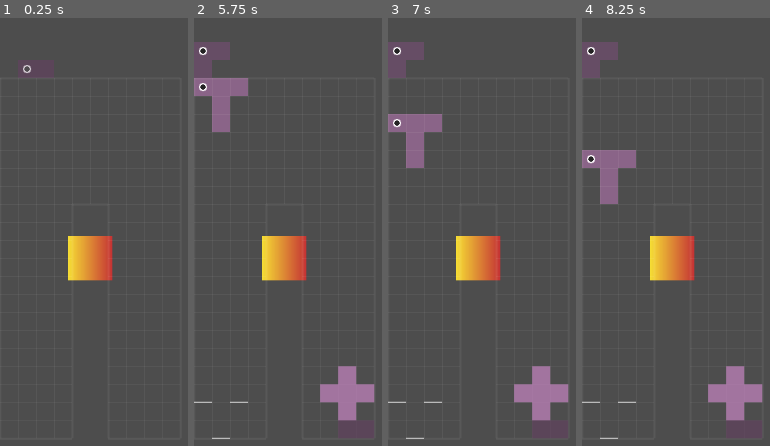
Above: before the commit, frames 1-4 (left to right).
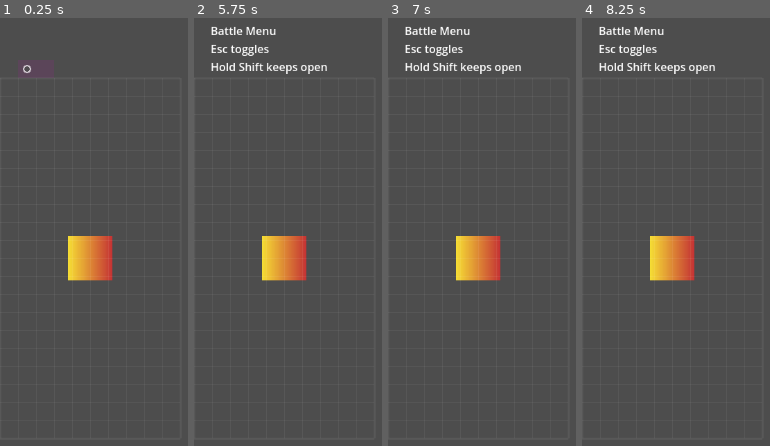
Above: after the commit, the same moments.

Repository: michaellawson96/Polyomino
Game: Godot game, scene res://scenes/Main.tscn
Two runs of this game, one before a commit and one after it. Both use one fixed random seed, a clock stepped at 60 frames per second and the inputs below.
Inputs (mouse positions are in pixels of both pictures, inside the frame that each line leads up to):
- Up to frame 1 (0.25 s): no input
- Up to frame 2 (5.75 s): tap Enter at 0.5, 2, 4.25 s; move the mouse to (outside the picture) at 0.52 s; hold Right (ui_right) 0.53-1.25 s; hold C (flip_h) 0.53-1.25 s; click (outside the picture) at 0.67 s; tap Space (hard_drop) at 1.25, 2.75, 5 s; drag from (outside the picture) to (outside the picture) at 1.27 s; move the mouse to (outside the picture) at 2.02 s; hold Right (ui_right) 2.03-2.75 s; hold V (origin_next) 2.03-2.75 s; drag from (outside the picture) to (353, 163) at 2.77 s; move the mouse to (outside the picture) at 3.52 s; hold Left (ui_left) 3.53-4.25 s; hold X (rotate_cw) 3.53-4.25 s; tap Shift (battle_menu_hold, bound only after the commit) at 4.15 s; drag from (353, 163) to (outside the picture) at 4.27 s; move the mouse to (outside the picture) at 5.02 s; hold Down (ui_down) from 5.03 s (still down); hold Space (hard_drop) from 5.03 s (still down); click (outside the picture) at 5.17 s; tap Escape (battle_menu_toggle, bound only after the commit) at 5.65 s
- Up to frame 3 (7 s): release Down (ui_down) at 5.75 s; release Space (hard_drop) at 5.75 s; drag from (outside the picture) to (outside the picture) at 5.77 s; move the mouse to (outside the picture) at 6.52 s; hold Up from 6.53 s (still down); hold Z (rotate_ccw) from 6.53 s (still down)
- Up to frame 4 (8.25 s): release Up at 7.25 s; release Z (rotate_ccw) at 7.25 s; drag from (outside the picture) to (outside the picture) at 7.27 s; move the mouse to (outside the picture) at 8.02 s; hold Down (ui_down) from 8.03 s (still down); hold C (flip_h) from 8.03 s (still down)

The runs differ from the first frame. In frame 2, 6.5% of the frame differs, in the area x 0-96%, y 2-99%; in frame 3, 6.5%; in frame 4, 6.5%.

Commit message:
PTP7 Step 4 – Hide FBS While In Menu

Diff:
--- a/scenes/BattleScene.tscn
+++ b/scenes/BattleScene.tscn
@@ -33,6 +33,31 @@
 layout_mode = 3
 anchors_preset = 0
 
+[node name="MenuRoot" type="Control" parent="UIRoot/HUDRoot"]
+visible = false
+layout_mode = 1
+anchors_preset = 15
+anchor_right = 1.0
+anchor_bottom = 1.0
+grow_horizontal = 2
+grow_vertical = 2
+
+[node name="MenuBackdrop" type="Panel" parent="UIRoot/HUDRoot/MenuRoot"]
+layout_mode = 1
+anchors_preset = 15
+anchor_right = 1.0
+anchor_bottom = 1.0
+grow_horizontal = 2
+grow_vertical = 2
+
+[node name="MenuLabel" type="Label" parent="UIRoot/HUDRoot/MenuRoot"]
+layout_mode = 0
+offset_left = 24.0
+offset_top = 24.0
+text = "Battle Menu
+Esc toggles
+Hold Shift keeps open"
+
 [node name="Managers" type="Node" parent="."]
 
 [node name="EffectsManager" type="Node" parent="Managers"]
--- a/scripts/Board.gd
+++ b/scripts/Board.gd
@@ -87,6 +87,8 @@
 var rubble_opacity: float = 0.75
 var _hard_drop_allowed: bool = true
 var _queue_node: Node = null
+var _visuals_hidden: bool = false
+
 
 
 func _ready():
@@ -134,6 +136,8 @@
 					(c as CanvasItem).modulate = m
 
 func _process(delta: float) -> void:
+	if _state == GameState.PAUSED:
+		return
 	if _state == GameState.PRECONTROL_AUTOSLIDE:
 		_update_precontrol(delta)
 		return
@@ -157,12 +161,8 @@
 		rate *= soft_drop_multiplier
 	_accum_cells += delta * rate
 	while _accum_cells >= 1.0:
+		_step_fall(1)
 		_accum_cells -= 1.0
-		_step_fall(1)
-	while _accum_cells <= -1.0:
-		_accum_cells += 1.0
-		_step_fall(-1)
-
 
 func _unhandled_input(event: InputEvent) -> void:
 	if event.is_action_pressed("pause_toggle"):
@@ -575,6 +575,8 @@
 	_refresh_overlay()
 
 func _update_ghost() -> void:
+	if _visuals_hidden:
+		return
 	if ghost_overlay == null:
 		return
 	if _state != GameState.ACTIVE_CONTROLLED:
@@ -918,10 +920,26 @@
 		min_local_y = min(min_local_y, int(off.y))
 	return int(p.grid_position.y) + min_local_y >= 0
 
-func _enter_state(s:int)->void:
+func _enter_state(s: int) -> void:
 	_prev_state = _state
 	_state = s
 	print("[State] -> ", ["PRECONTROL_AUTOSLIDE","ACTIVE_CONTROLLED","LINE_CLEAR","PAUSED"][s])
+	if _state == GameState.PAUSED:
+		_hold_left = false
+		_hold_right = false
+		_hold_dir = 0
+		_hold_timer_ms = -1
+
+func set_paused(p: bool) -> void:
+	if p:
+		if _state != GameState.PAUSED:
+			_enter_state(GameState.PAUSED)
+	else:
+		if _state == GameState.PAUSED:
+			_enter_state(_prev_state)
+
+func is_paused() -> bool:
+	return _state == GameState.PAUSED
 
 func _call_mask_resize()->void:
 	if board_mask==null:
@@ -1168,3 +1186,18 @@
 			m.g = col.g
 			m.b = col.b
 			(c as CanvasItem).modulate = m
+
+func set_visuals_hidden(h: bool) -> void:
+	_visuals_hidden = h
+	if is_instance_valid(polyomino_container):
+		polyomino_container.visible = not h
+	if is_instance_valid(queued_container):
+		queued_container.visible = not h
+	if is_instance_valid(inactive_container):
+		inactive_container.visible = not h
+	if is_instance_valid(ghost_overlay) and ghost_overlay is CanvasItem:
+		(ghost_overlay as CanvasItem).visible = (not h) and _state == GameState.ACTIVE_CONTROLLED
+	queue_redraw()
+
+func is_line_clearing() -> bool:
+	return _state == GameState.LINE_CLEAR
--- a/scripts/battle/BattleScene.gd
+++ b/scripts/battle/BattleScene.gd
@@ -8,11 +8,19 @@
 var _board: Node = null
 var _effects: Node = null
 var _audio: Node = null
+var _menu_root: Control = null
+var _menu_open: bool = false
+var _menu_mode: String = "" # "toggle" or "hold"
+var _hold_active: bool = false
+
 
 func _ready() -> void:
 	_board = $Board
 	_effects = $Managers/EffectsManager
 	_audio = $Managers/AudioManager
+	_menu_root = $UIRoot/HUDRoot/MenuRoot
+	_menu_set_visible(false)
+	_ensure_menu_actions()
 	if _effects != null and _effects.has_method("attach_board"):
 		_effects.attach_board(_board)
 	if _audio != null and _audio.has_method("attach_board"):
@@ -28,6 +36,99 @@
 	_setup_board_via_mask()
 	_apply_battle_palette_overrides()
 	call_deferred("_position_enemy_placeholder")
+
+func _ensure_menu_actions() -> void:
+	if not InputMap.has_action("battle_menu_toggle"):
+		InputMap.add_action("battle_menu_toggle")
+	if not InputMap.has_action("battle_menu_hold"):
+		InputMap.add_action("battle_menu_hold")
+	var esc := InputEventKey.new()
+	esc.physical_keycode = KEY_ESCAPE
+	InputMap.action_erase_events("battle_menu_toggle")
+	InputMap.action_add_event("battle_menu_toggle", esc)
+	InputMap.action_erase_events("battle_menu_hold")
+	var sh := InputEventKey.new()
+	sh.physical_keycode = KEY_SHIFT
+	InputMap.action_add_event("battle_menu_hold", sh)
+
+func _input(event: InputEvent) -> void:
+	if event.is_action_pressed("battle_menu_toggle"):
+		if _menu_open:
+			if _menu_mode == "toggle":
+				_close_menu()
+		else:
+			if not _hold_active:
+				_open_menu("toggle")
+		get_viewport().set_input_as_handled()
+		return
+	if event.is_action_pressed("battle_menu_hold"):
+		_hold_active = true
+		if not _menu_open:
+			_open_menu("hold")
+		get_viewport().set_input_as_handled()
+		return
+	if event.is_action_released("battle_menu_hold"):
+		_hold_active = false
+		if _menu_open and _menu_mode == "hold":
+			_close_menu()
+		get_viewport().set_input_as_handled()
+		return
+	if _menu_open:
+		get_viewport().set_input_as_handled()
+
+func _unhandled_input(event: InputEvent) -> void:
+	if _menu_open:
+		get_viewport().set_input_as_handled()
+
+func _open_menu(mode: String) -> void:
+	if _board != null and _board.has_method("is_line_clearing"):
+		var lc : bool = _board.call("is_line_clearing")
+		if lc == true:
+			return
+	_menu_mode = mode
+	_menu_set_visible(true)
+	_release_all_actions()
+	if _board != null and _board.has_method("set_visuals_hidden"):
+		_board.call("set_visuals_hidden", true)
+	_set_board_paused(true)
+	_menu_open = true
+	print("[BATTLE] menu_open=true mode=", mode)
+
+func _close_menu() -> void:
+	_menu_set_visible(false)
+	_release_all_actions()
+	if _board != null and _board.has_method("set_visuals_hidden"):
+		_board.call("set_visuals_hidden", false)
+	_set_board_paused(false)
+	_menu_open = false
+	_menu_mode = ""
+	print("[BATTLE] menu_open=false")
+
+func _menu_set_visible(v: bool) -> void:
+	if _menu_root != null:
+		_menu_root.visible = v
+		if v:
+			_menu_root.grab_focus()
+		else:
+			_menu_root.release_focus()
+
+func _set_board_paused(p: bool) -> void:
+	if _board == null:
+		return
+	if _board.has_method("set_paused"):
+		_board.call("set_paused", p)
+
+func _release_all_actions() -> void:
+	var acts := InputMap.get_actions()
+	for a in acts:
+		Input.action_release(a)
+	var keys: Array[int] = [KEY_LEFT, KEY_RIGHT, KEY_DOWN, KEY_UP, KEY_A, KEY_D, KEY_S, KEY_W]
+	for k in keys:
+		if Input.is_physical_key_pressed(k):
+			var ev := InputEventKey.new()
+			ev.physical_keycode = k
+			ev.pressed = false
+			Input.parse_input_event(ev)
 
 func _apply_battle_palette_overrides() -> void:
 	var ids: Array[String] = []
@@ -75,7 +176,7 @@
 	var cell_size: int = 26
 	var padding_cells: int = _compute_top_padding_cells()
 	_board.position = Vector2(0, float(padding_cells * cell_size))
-	var ok: bool = _board.setup_with_mask("res://masks/n.png", cell_size, ids, 0)
+	var ok: bool = _board.setup_with_mask("res://masks/10x20.png", cell_size, ids, 0)
 	if not ok:
 		push_error("Board setup_with_mask failed")
 
